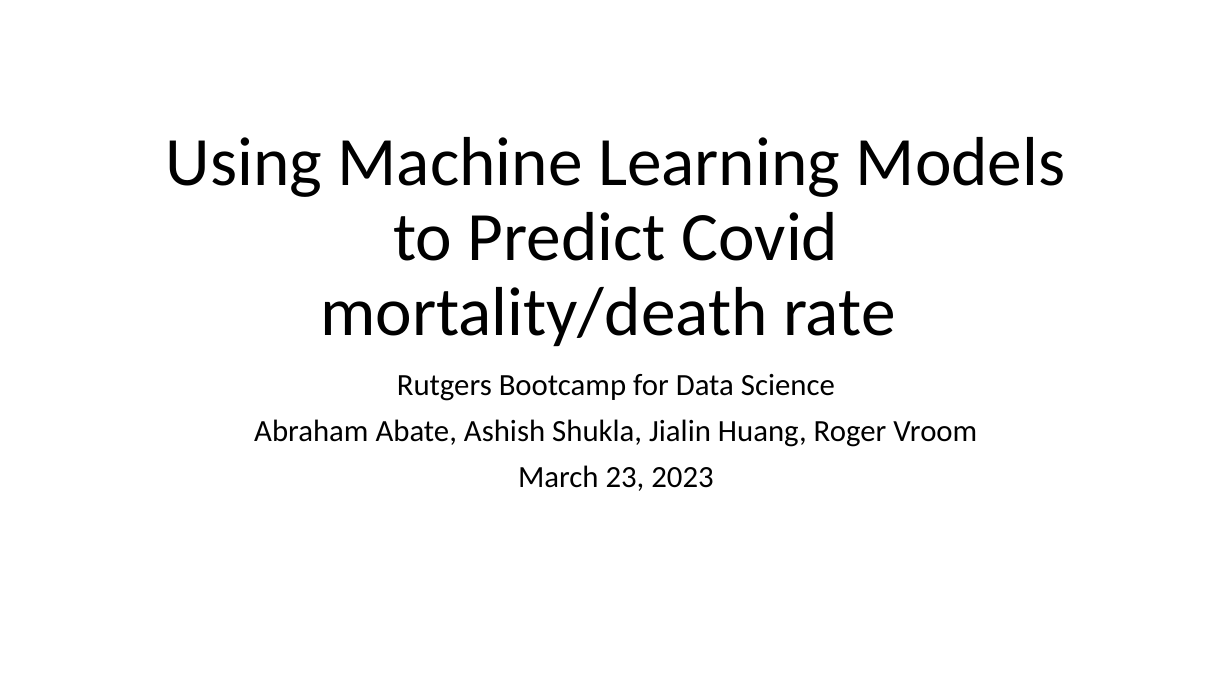
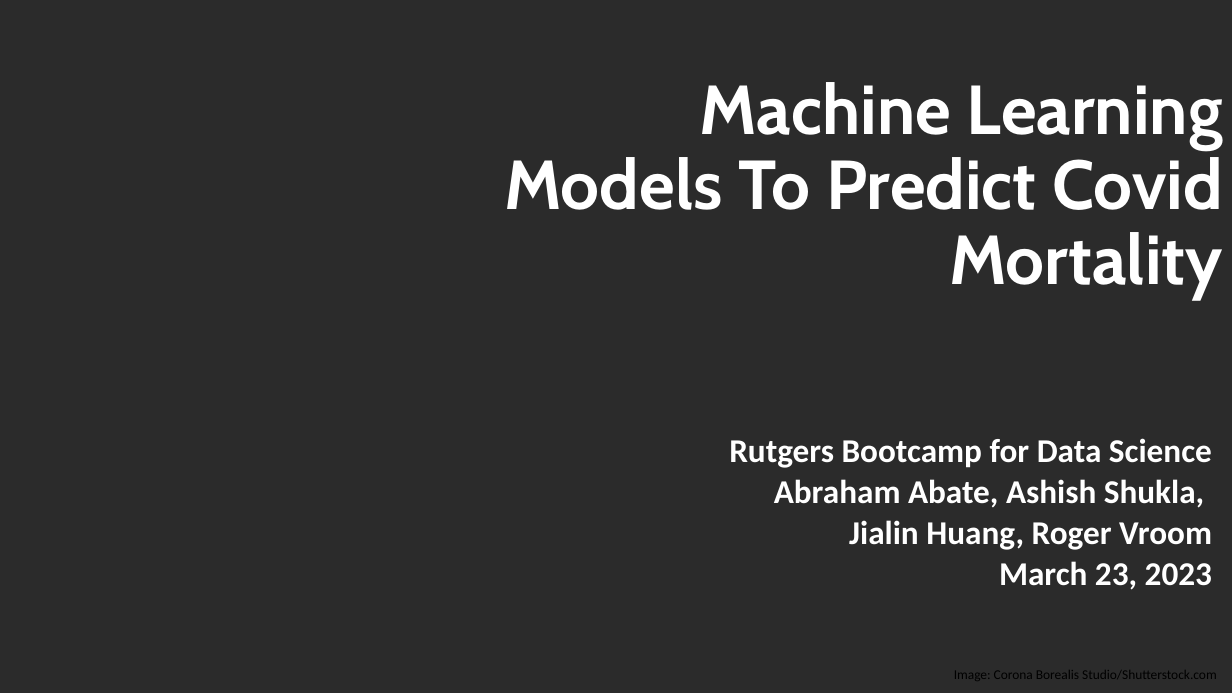
Before and after one commit to rvroomiii/group_hub, a slide deck: slide 1 of Covid-presentation.pptx. Drawn at 1232x693 pixels with LibreOffice and Linux fonts; fonts in the diff are those of the drawing; background and template pictures are left out; a plain dark background stands for a picture behind light text. Boxes give left, top, right and bottom in pixels: in the first picture for what was removed or moved away, otherwise in the second. Text is boxed around its words. In the diff, an @@ line names an element or a change of style, - is before the commit and + after.

```diff
--- a/Covid-presentation.pptx
+++ b/Covid-presentation.pptx
@@ background #FFFFFF to picture (left out) @@
@@ title at box(504, 82, 1223, 300): text changed; font Calibri to Cabin; text colour #000000 to #FFFFFF; bold on @@
-Using Machine Learning Models to Predict Covid mortality/death rate
+Machine Learning Models To Predict Covid Mortality
@@ subtitle "Rutgers Bootcamp for Data Science": place and size @@
-subtitle "Rutgers Bootcamp for Data Science" at box(254, 374, 977, 491)
+subtitle "Rutgers Bootcamp for Data Science" at box(729, 438, 1212, 590)
@@ subtitle at box(729, 438, 1212, 590): size 24 to 25.9 pt, text colour #000000 to #FFFFFF, bold on in "Rutgers Bootcamp for Data Science", "March 23, 2023"; alignment centre to right; line spacing 0.9 to 0.7 @@
@@ subtitle at box(774, 479, 1212, 550): text changed; size 24 to 25.9 pt; text colour #000000 to #FFFFFF; bold on @@
-Abraham Abate, Ashish Shukla, Jialin Huang, Roger Vroom
+Abraham Abate, Ashish Shukla,
+Jialin Huang, Roger Vroom
@@ text added at box(954, 670, 1217, 679), 10.5 pt, text #000000 @@
+Image: Corona Borealis Studio/Shutterstock.com
```
Also in this commit, not shown: 4 other slides changed, 6 slides added, 3 slides removed.
